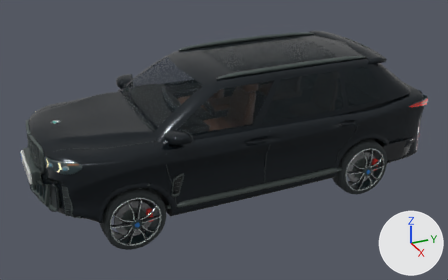
Two versions of the Blender file source_blender/luxury_suv.blend, one commit apart.
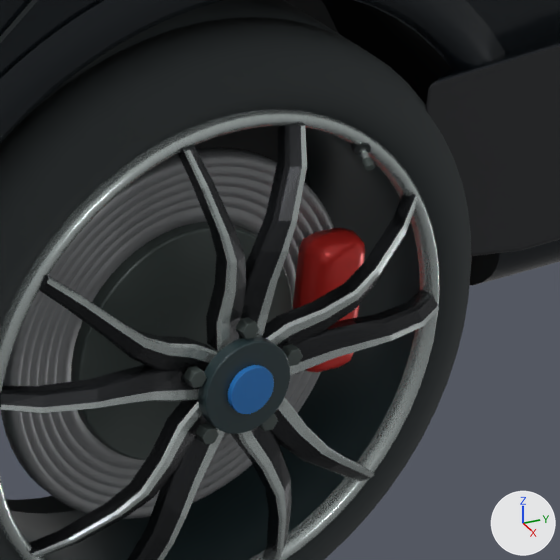
The first picture shows the older version from a 50 mm lens placed at (6.53, -2.97, 3.94), pointed at (0.05, -0.05, 0.7). The close-ups show the older and then the newer version on the part from 77% to 88% of the width and 50% to 67% of the height of that picture. Only the edits that show in the close-ups are written down. Lighting does not change. The marker at lower right points along +X, +Y and +Z.

Names of what the first close-up shows: 'Anthracite wheel barrel.003', 'Blue hub enamel.003', 'Brake disc friction ring.003', 'Brake disc hat.003', 'Centre cap.003', 'Diamond cut rim.003', 'Five double spokes.003', 'Painted wheel arch return.003', 'Performance tire.003', 'Red brake caliper.003', 'SUV continuous sculpted body', 'Wraparound rear bumper' and 9 more.
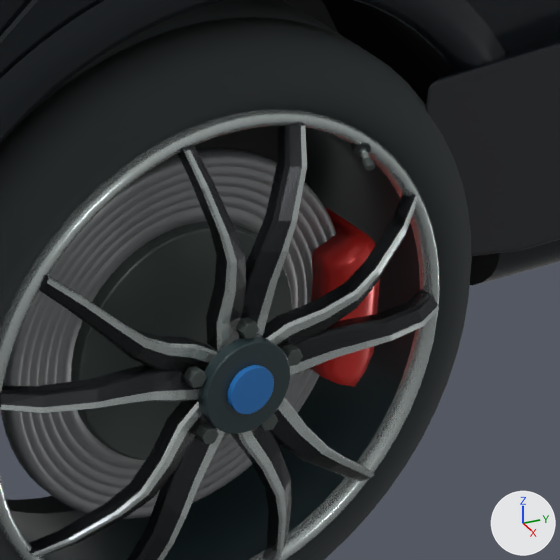
What changed in the scene script:
```text
Add me_red_brake_caliper_casting_003:
    me_red_brake_caliper_casting_003.from_pydata(...)  # 72 vertices, 62 faces; spans x 0.813..0.932, y 1.647..1.72, z 0.285..0.465
    me_red_brake_caliper_casting_003.polygons.foreach_set('use_smooth', [True] * 62)
    me_red_brake_caliper_casting_003.materials.append(mat_rescue_red_enamel)  # red #dd352f
Remove ob_red_brake_caliper_003:
    ob_red_brake_caliper_003 = bpy.data.objects.new('Red brake caliper.003', me_kub_040)
    ob_red_brake_caliper_003.parent = ob_bwm_y5_n70i
    ob_red_brake_caliper_003.location = (1.034, 1.775, 0.51)
Add ob_red_brake_caliper_casting_003:
    ob_red_brake_caliper_casting_003 = bpy.data.objects.new('Red brake caliper casting.003', me_red_brake_caliper_casting_003)
    ob_red_brake_caliper_casting_003.parent = ob_bwm_y5_n70i
    ob_red_brake_caliper_casting_003.location = (0.0, 0.0, 0.0)
```

Boxes (x1, y1, x2, y2) around the edits, measured in the close-ups (560 x 560 px):
'Red brake caliper casting.003', added (red): after (310, 206, 380, 387)
'Red brake caliper.003', deleted (red): before (293, 228, 365, 372)
